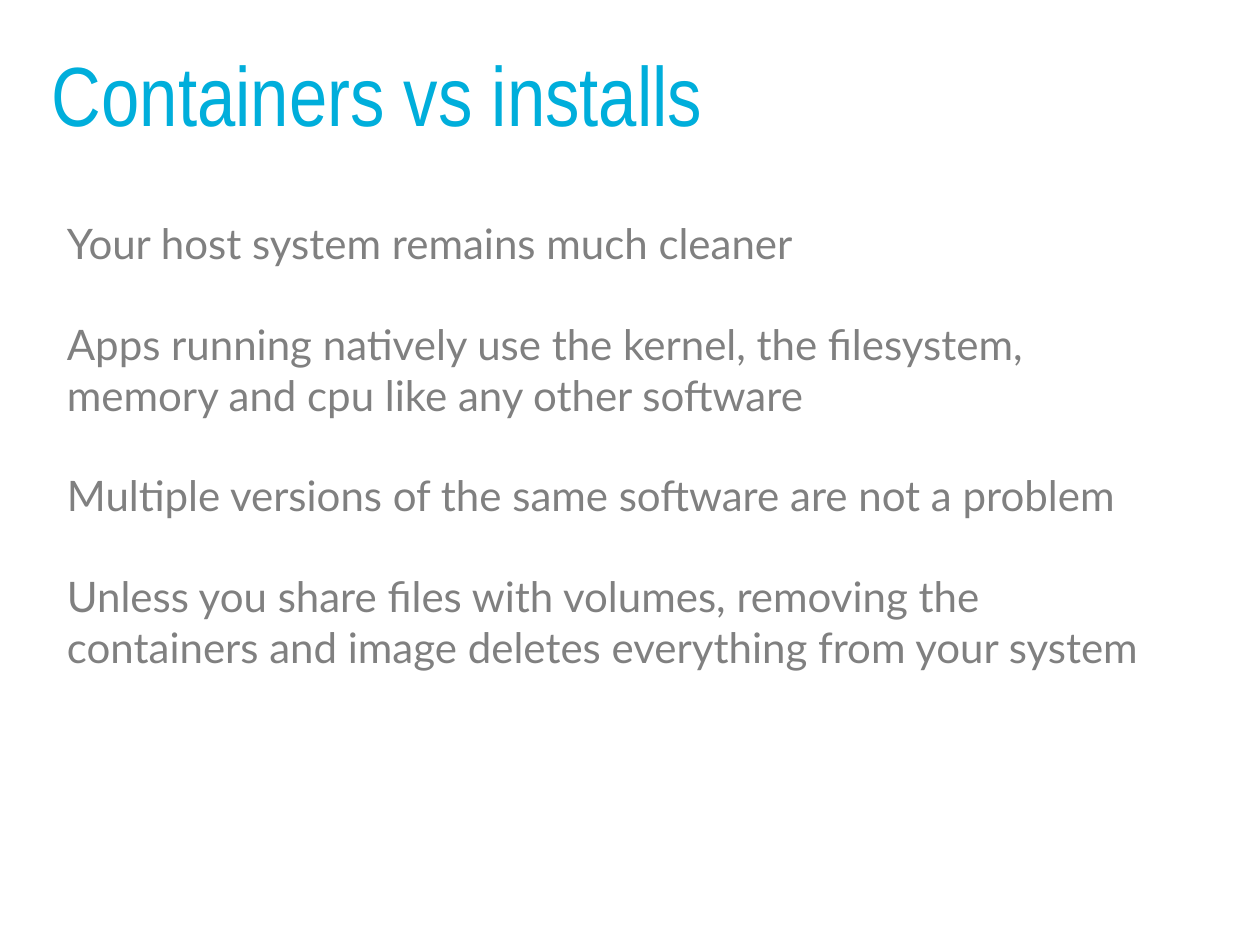
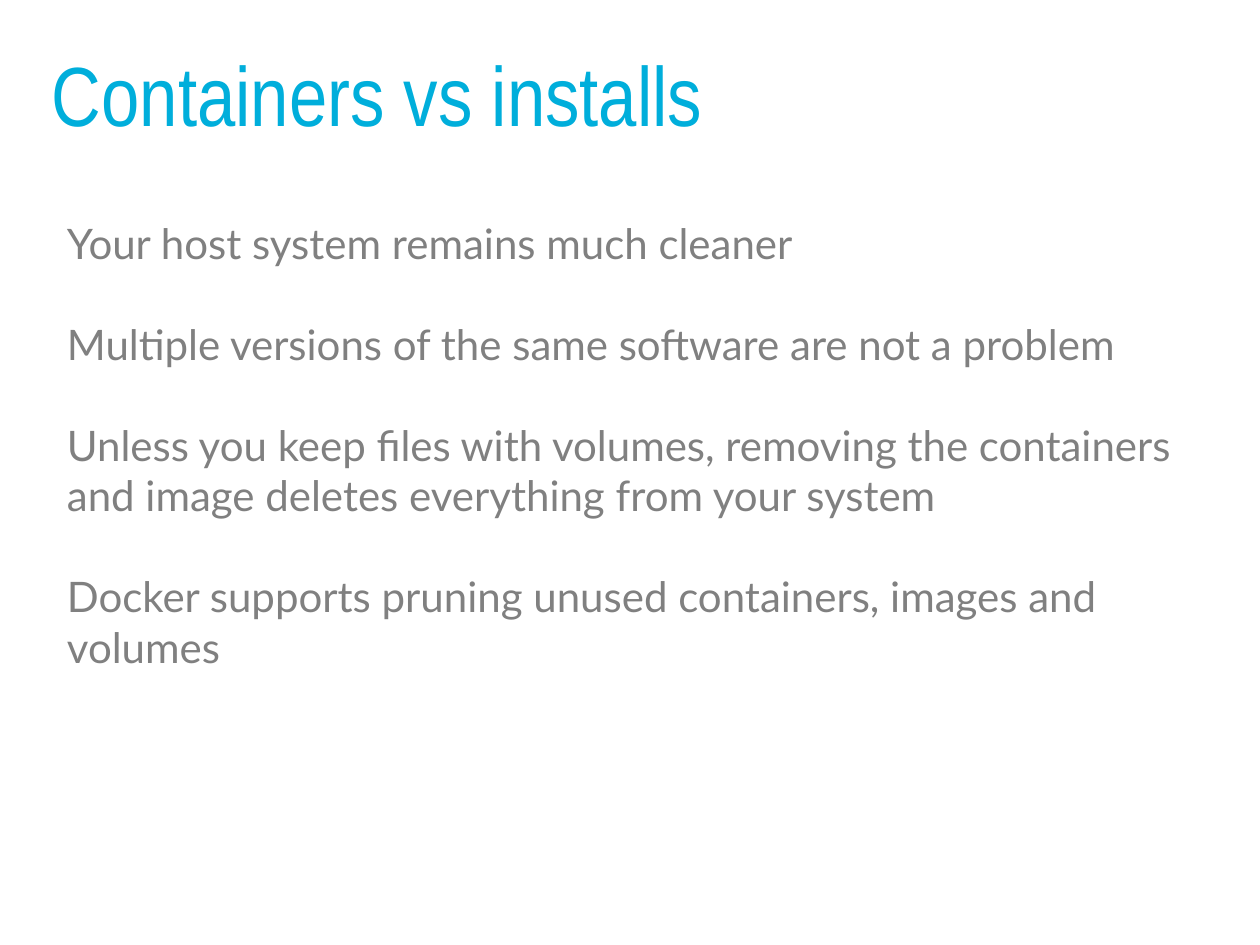
Before and after one commit to panmanphil/introduction-to-docker, a slide deck: slide 29 of DockerTalkThatConference2018.pptx (slide 23 before the commit). Drawn at 1260x945 pixels with LibreOffice and Linux fonts; fonts in the diff are those of the drawing. Boxes give left, top, right and bottom in pixels: in the first picture for what was removed or moved away, otherwise in the second. Text is boxed around its words. In the diff, an @@ line names an element or a change of style, - is before the commit and + after.

```diff
--- a/DockerTalkThatConference2018.pptx
+++ b/DockerTalkThatConference2018.pptx
@@ text at (67, 329, 1023, 418): paragraph removed @@
-Apps running natively use the kernel, the filesystem, memory and cpu like any other software
@@ text at (67, 430, 1171, 664): text changed @@
-Unless you share files with volumes, removing the containers and image deletes everything from your system
+Unless you keep files with volumes, removing the containers and image deletes everything from your system
+Docker supports pruning unused containers, images and volumes
```
Also in this commit, not shown: 3 other slides changed, 5 slides added, 11 slides removed, 6 other files.
